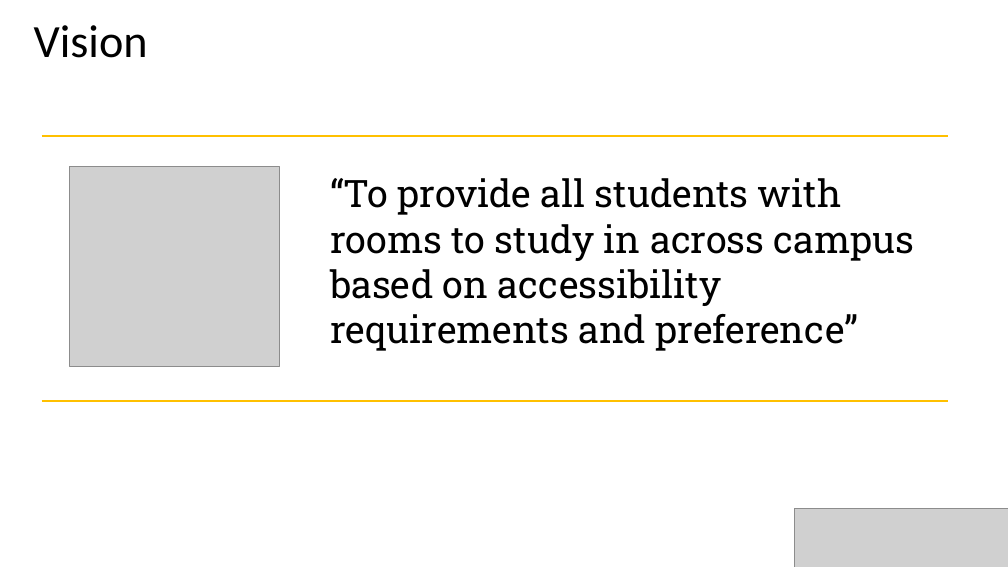
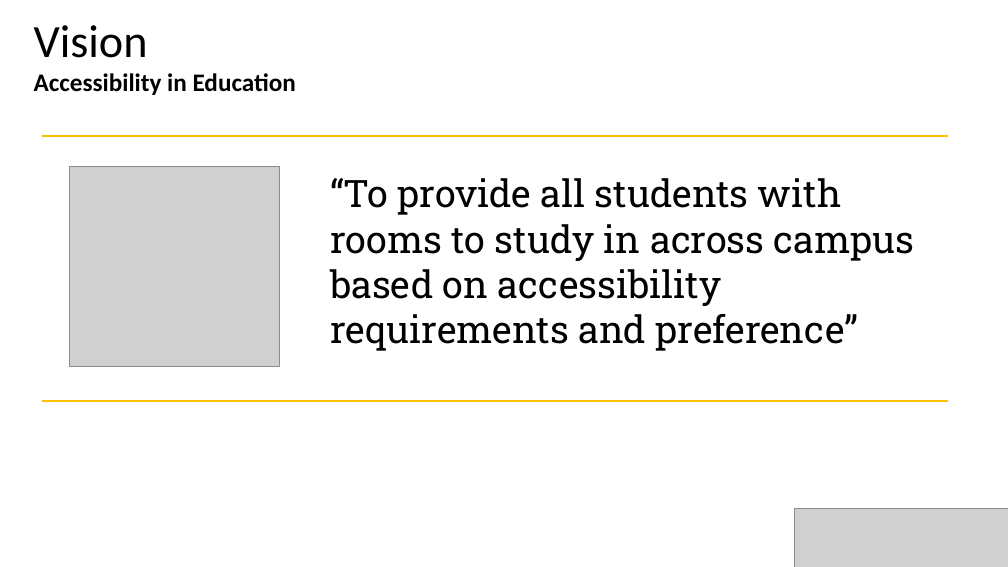
Before and after one commit to gregjhansell97/hive-map, a slide deck: slide 2 of presentation.pptx. Drawn at 1008x567 pixels with LibreOffice and Linux fonts; fonts in the diff are those of the drawing; grey boxes stand for pictures. Boxes give left, top, right and bottom in pixels: in the first picture for what was removed or moved away, otherwise in the second. Text is boxed around its words. In the diff, an @@ line names an element or a change of style, - is before the commit and + after.

```diff
--- a/presentation.pptx
+++ b/presentation.pptx
@@ text at <box>34,73,296,95</box>: paragraph added @@
+Accessibility in Education
```
Also in this commit, not shown: 2 other slides changed.
